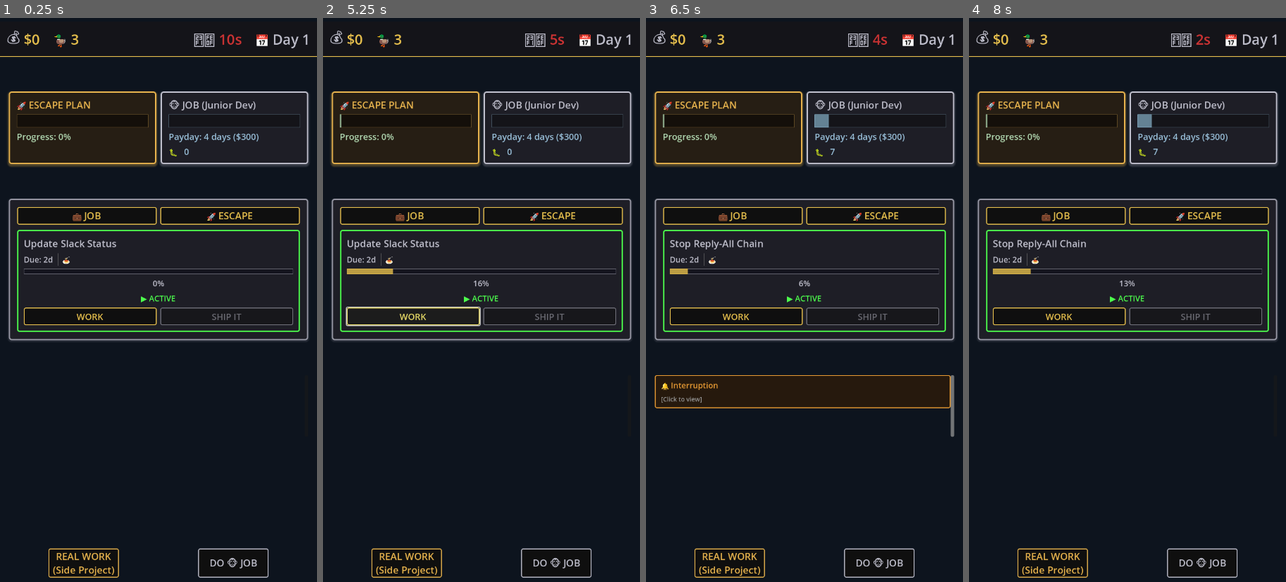
Above: before the commit, frames 1-4 (left to right).
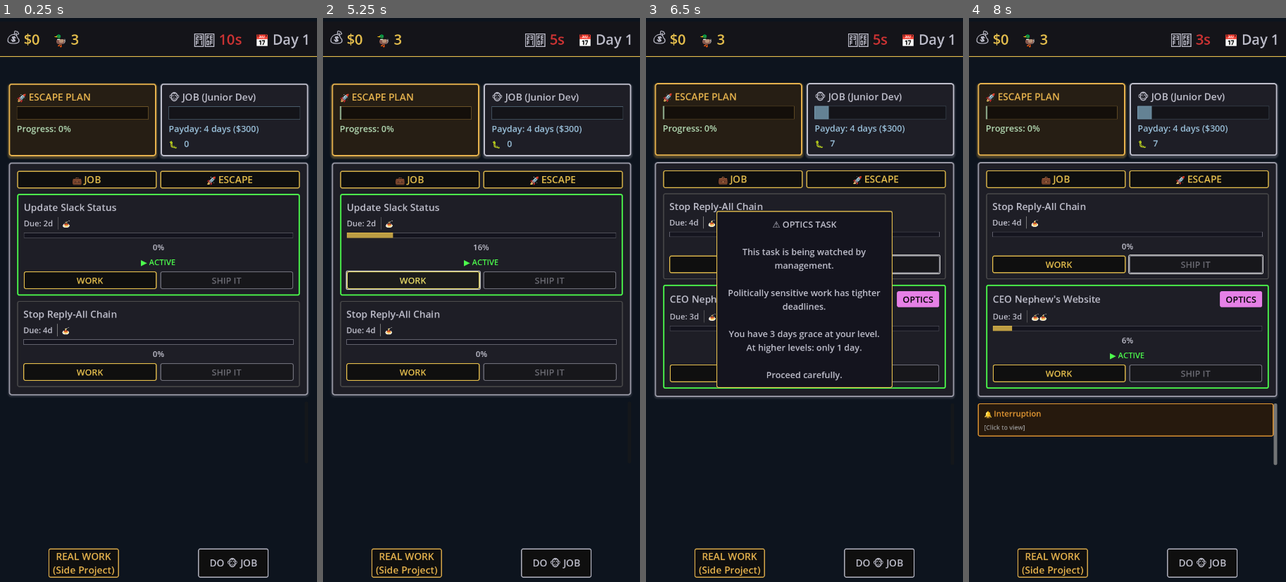
Above: after the commit, the same moments.

Repository: lmchoi/alt-f-this
Game: Godot game, scene res://scenes/game_ui.tscn
Same seed, same stepped clock (60 frames per second), same inputs: the game is played once before the commit and once after it.
Inputs (mouse positions are in pixels of both pictures, inside the frame that each line leads up to):
- Up to frame 1 (0.25 s): no input
- Up to frame 2 (5.25 s): click "💼 JOB" at 0.5 s; click "🚀 ESCAPE" at 1.25 s; click "HUSTLE" at 2 s; click "REAL WORK (Side Project)" at 2.75 s; click "DO 🐵 JOB" at 3.5 s; click "💼 JOB" at 4.25 s; click "WORK" at 5 s
- Up to frame 3 (6.5 s): click "SHIP IT" at 5.75 s
- Up to frame 4 (8 s): click (1124, 390) at 6.52 s; click (1127, 328) at 7.25 s, where only the run before the commit has a clickable "OK"

The runs differ from the first frame. In frame 1, 11% of the frame differs, in the area x 2-98%, y 11-68%; in frame 2, 11%; in frame 3, 15%; in frame 4, 17%, in the area x 2-98%, y 3-80%.

Commit message:
Add debug mode to start with 2 tasks
- Add DEBUG_START_WITH_EXTRA_TASKS constant (default: true)
- When running in debug build, add extra task on game start
- Helps test multi-task UI without needing interruptions
- Only active in editor/debug builds, not in release builds

🤖 Generated with [Claude Code](https://claude.com/claude-code)

Co-Authored-By: Claude <noreply@anthropic.com>

Diff:
--- a/autoloads/game_manager.gd
+++ b/autoloads/game_manager.gd
@@ -12,6 +12,9 @@
 	NORMAL,              # Advance turn normally
 	DO_NOTHING,
 }
+
+# Debug settings
+const DEBUG_START_WITH_EXTRA_TASKS = true  # Add extra tasks on game start (only in debug builds)
 
 # Game balance constants
 const MAX_PIP_WARNINGS = 2
@@ -197,6 +200,11 @@
 	add_task(new_task)
 	current_task = new_task
 
+	# Debug mode: Start with extra tasks to test multi-task UI
+	if OS.is_debug_build() and DEBUG_START_WITH_EXTRA_TASKS:
+		add_task(TaskManager.get_random_task(day + 2, job_level))
+		print("DEBUG: Added extra task for testing")
+
 func check_time_bombs():
 	"""Check for production outages based on bugs and poorly shipped tasks."""
 	if poorly_shipped_tasks.size() == 0:
